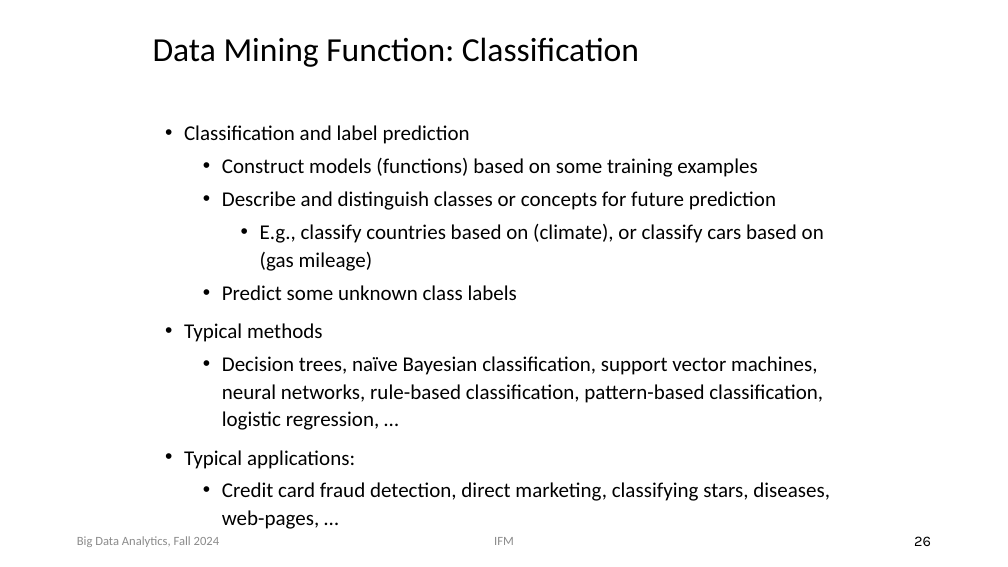
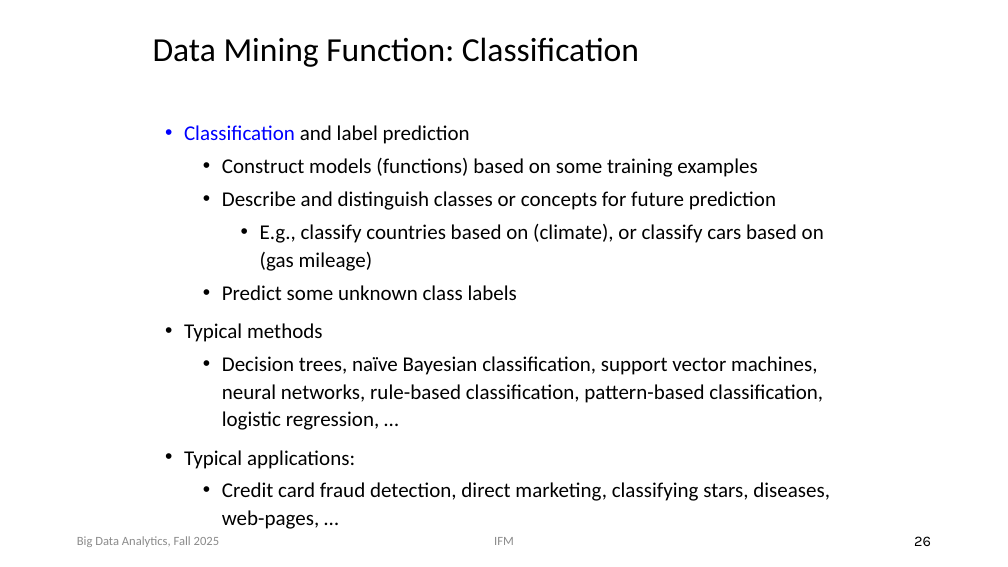
Before and after one commit to chriswjh/chriswjh.github.io, a slide deck: slide 26 of BDA_IFM/01-Introduction.pptx. Drawn at 1008x567 pixels with LibreOffice and Linux fonts; fonts in the diff are those of the drawing. Boxes give left, top, right and bottom in pixels: in the first picture for what was removed or moved away, otherwise in the second. Text is boxed around its words. In the diff, an @@ line names an element or a change of style, - is before the commit and + after.

```diff
--- a/BDA_IFM/01-Introduction.pptx
+++ b/BDA_IFM/01-Introduction.pptx
@@ text at (x1=184, y1=125, x2=470, y2=144): text colour #000000 to #0000FF in "Classification" @@
@@ text at (x1=77, y1=536, x2=220, y2=547): text changed @@
-Big Data Analytics, Fall 2024
+Big Data Analytics, Fall 2025
```
Also in this commit, not shown: 38 other slides changed, 6 other files.
